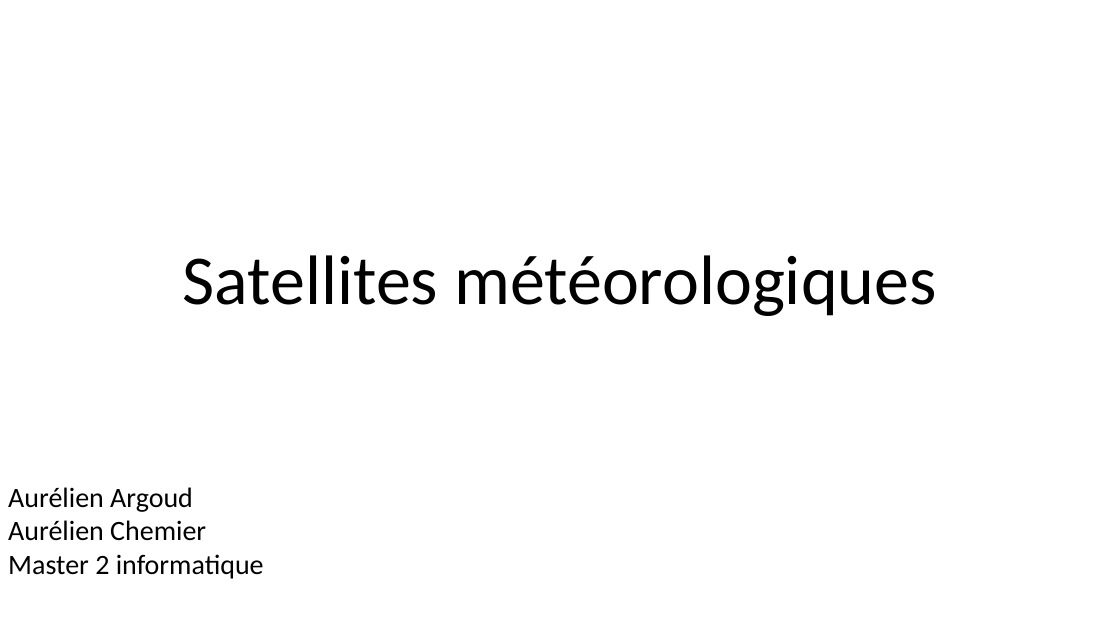
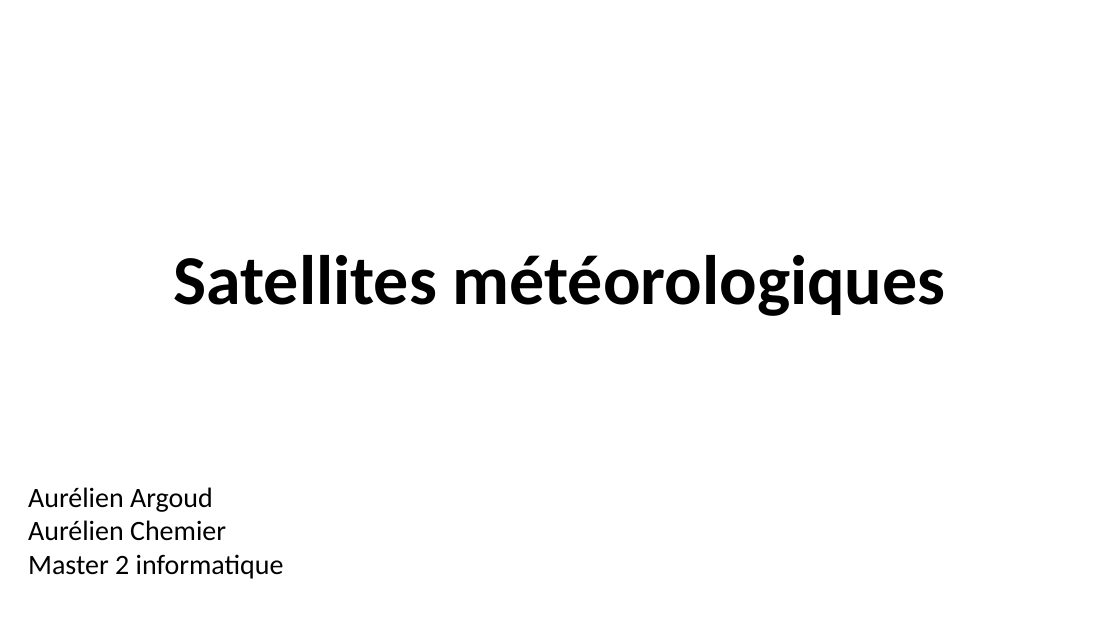
Before and after one commit to Apolerag/Cours_M2, a slide deck: slide 1 of AATI/Présentation/presentation_argoud_chemier.pptx. Drawn at 1120x630 pixels with LibreOffice and Linux fonts; fonts in the diff are those of the drawing; background and template pictures are left out. Boxes give left, top, right and bottom in pixels: in the first picture for what was removed or moved away, otherwise in the second. Text is boxed around its words. In the diff, an @@ line names an element or a change of style, - is before the commit and + after.

```diff
--- a/AATI/Présentation/presentation_argoud_chemier.pptx
+++ b/AATI/Présentation/presentation_argoud_chemier.pptx
@@ text "Satellites météorologiques" at bbox=[174, 255, 946, 316]: bold on @@
@@ text "Aurélien Argoud": place and size @@
-text "Aurélien Argoud" at bbox=[8, 487, 264, 579]
+text "Aurélien Argoud" at bbox=[28, 487, 284, 579]
```
Also in this commit, not shown: 14 other slides changed, 1 slide removed, 5 other files.
